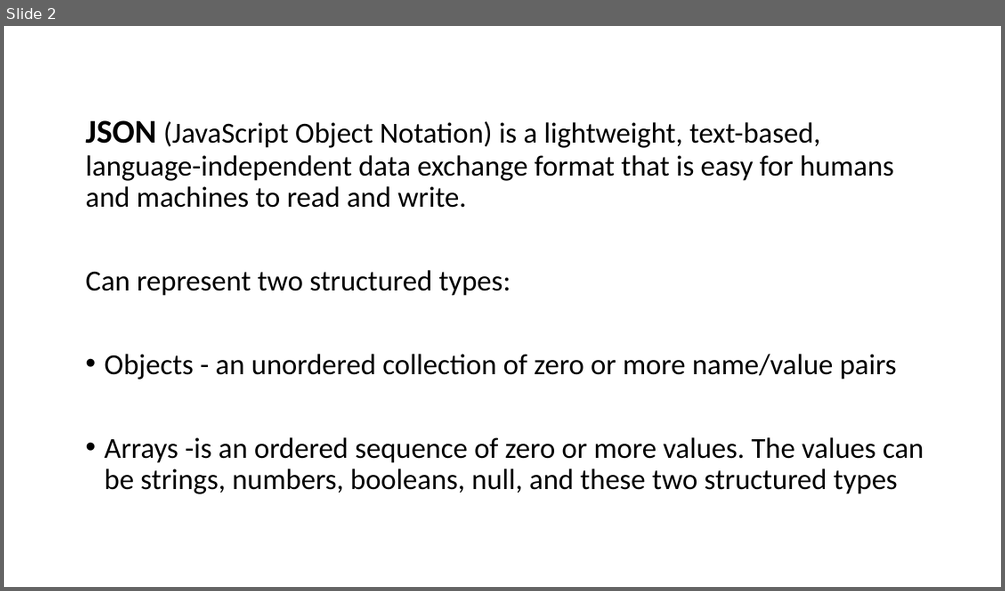
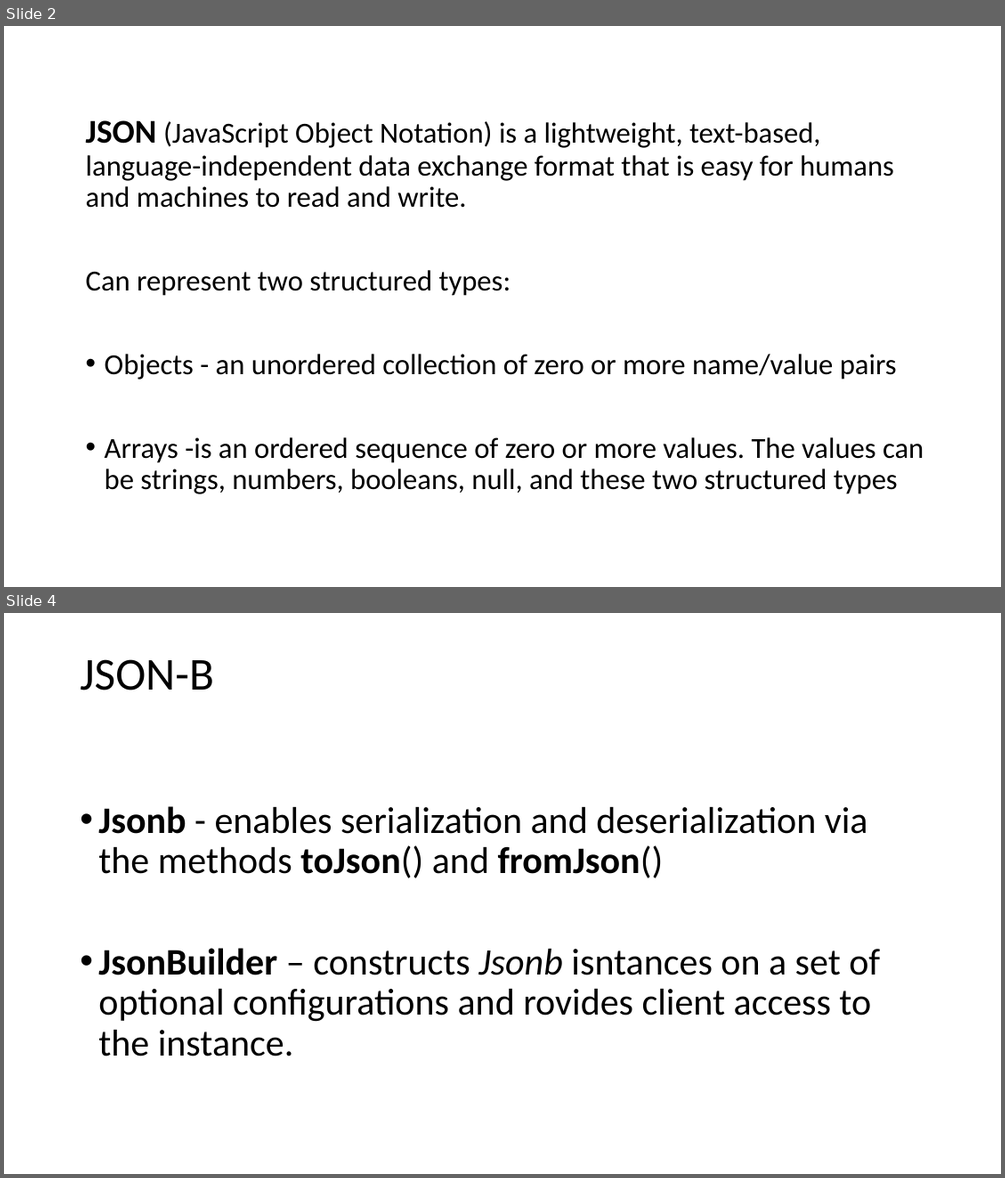
Before and after one commit to Hiruine/prezentari, a slide deck: json_binding(jackson)/presentation.pptx. Shown one above the other, each under a label of ours: slide 2 before the commit, slides 2 and 4 after it; the slides between them are not shown. The pictures are 1005x591 and 1005x1178 pixels, drawn with LibreOffice and Linux fonts; fonts in the diff are those of the drawing. Boxes give left, top, right and bottom in pixels: in the first picture for what was removed or moved away, otherwise in the second. Text is boxed around its words. In the diff, an @@ line names an element or a change of style, - is before the commit and + after.

Commit message:
custom deserialization not done

```diff
--- a/json_binding(jackson)/presentation.pptx
+++ b/json_binding(jackson)/presentation.pptx
@@ slide 4 added at <box>4,613,1001,1174</box>, background #FFFFFF @@
@@ title added at <box>80,659,214,690</box>, 44 pt, text #000000 @@
+JSON-B
@@ text added at <box>98,806,880,1056</box>, 36 pt, text #000000 @@
+• Jsonb - enables serialization and deserialization via the methods toJson() and fromJson()
+• JsonBuilder – constructs Jsonb isntances on a set of optional configurations and rovides client access to the instance.
```
Also in this commit, not shown: 3 other slides added, 1 slide removed, 25 other files.
